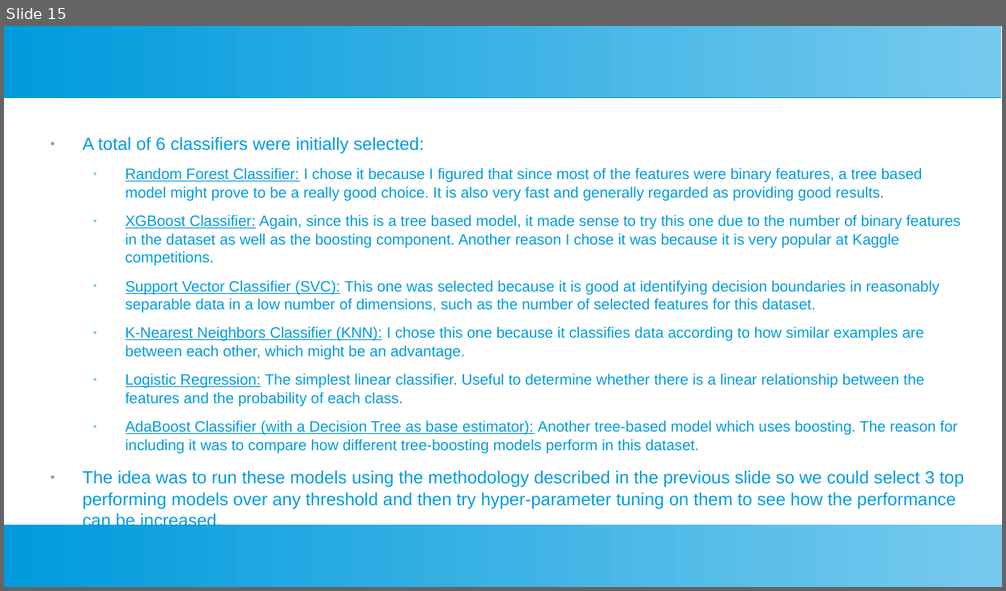
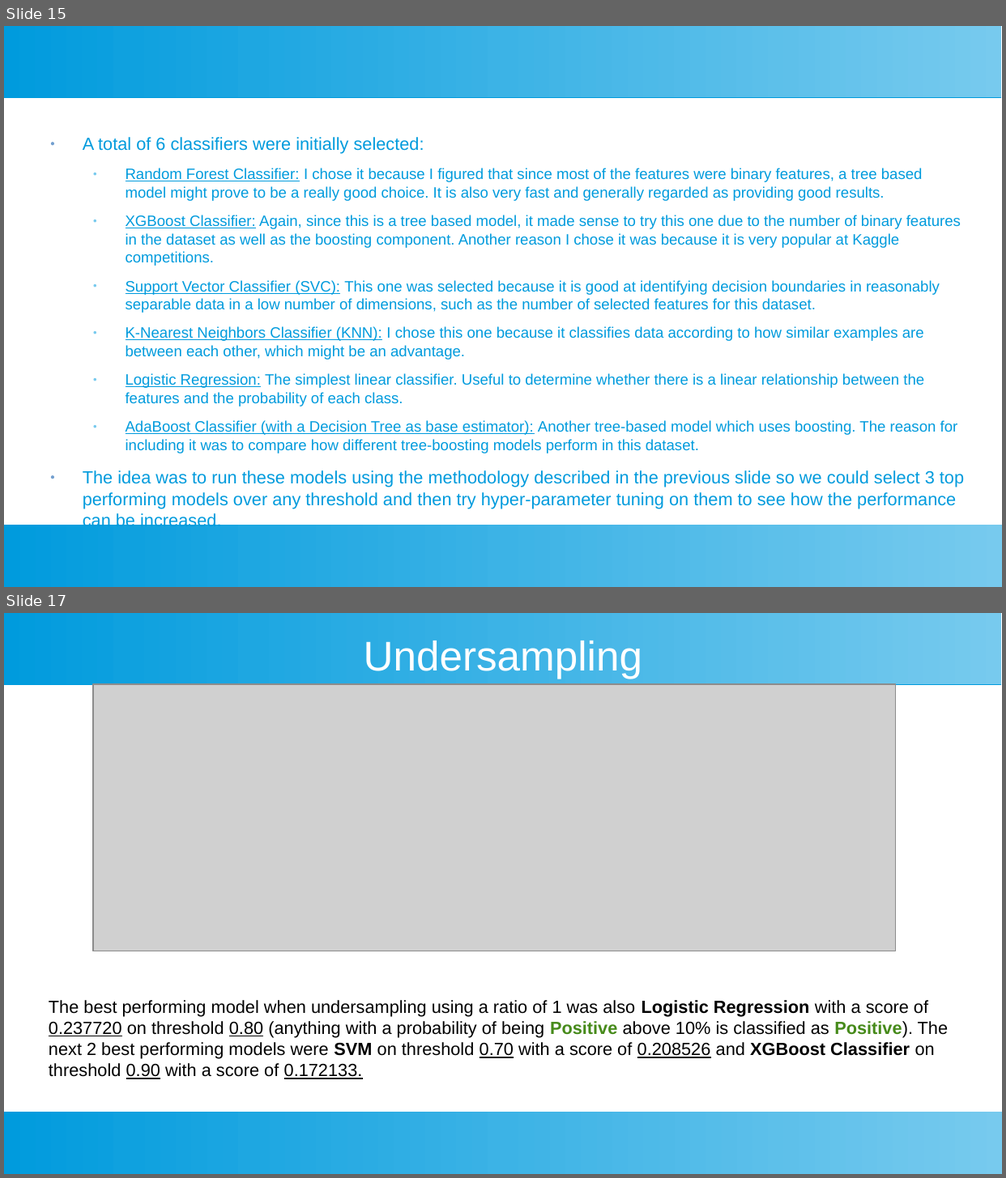
Before and after one commit to Sir-Slade/covid_prediction_project, a slide deck: Covid_Predictor_Report.odp. Shown one above the other, each under a label of ours: slide 15 before the commit, slides 15 and 17 after it; the slides between them are not shown. The pictures are 1006x591 and 1006x1178 pixels, drawn with LibreOffice and Linux fonts; fonts in the diff are those of the drawing; grey boxes stand for pictures. Boxes give left, top, right and bottom in pixels: in the first picture for what was removed or moved away, otherwise in the second. Text is boxed around its words. In the diff, an @@ line names an element or a change of style, - is before the commit and + after.

```diff
--- a/Covid_Predictor_Report.odp
+++ b/Covid_Predictor_Report.odp
@@ slide 17 added at (4, 613, 1002, 1174), background #FFFFFF; not listed: 2 template elements that a slide beside it also shows @@
@@ title added at (364, 641, 642, 679), 33 pt, text #FFFFFF @@
+Undersampling
@@ picture added at (93, 684, 895, 952) @@
@@ text added at (49, 1000, 948, 1080), 14 pt, text #000000 @@
+The best performing model when undersampling using a ratio of 1 was also Logistic Regression with a score of 0.237720 on threshold 0.80 (anything with a probability of being Positive above 10% is classified as Positive). The next 2 best performing models were SVM on threshold 0.70 with a score of 0.208526 and XGBoost Classifier on threshold 0.90 with a score of 0.172133.
```
Also in this commit, not shown: 1 slide changed, 7 other slides added, 2 slides removed.
